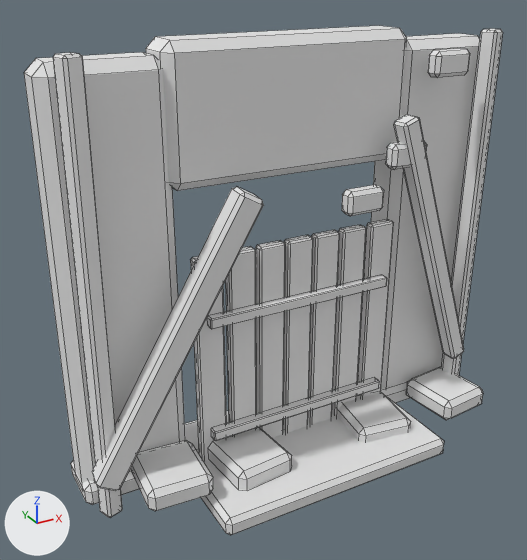
What one commit did to the FBX model Unity/Assets/Art_Reboot/Kit/Models/Wall_Door_Damaged.fbx.
The view is the same before and after, from a camera (50 mm lens) standing at (-3.04, -5.18, 4.22) and looking at (-0.34, -0.28, 1.77). The axes (+X, +Y, +Z) are drawn at lower left. The lights are the same throughout. The older version comes first. Mesh edges are drawn as thin lines. Vertices at exactly the same position are counted once.

Objects in the first picture: 'Wall_Door_Damaged'.
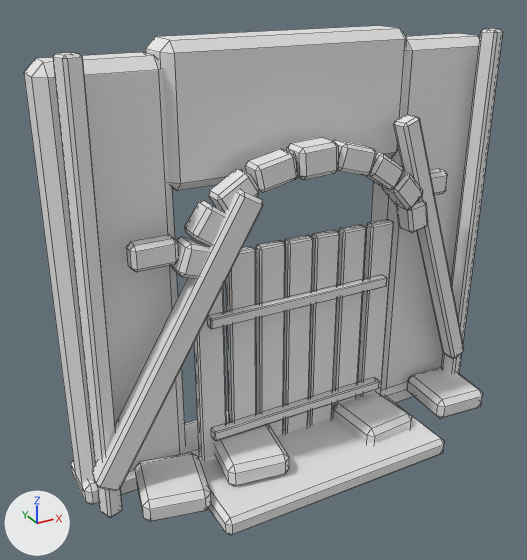
What differs and where, as boxes [x1, y1, x2, y2] in the pictures (527 x 560 px; the box of a moved part takes in the faces that stretch with it):
part 1 of me_wall_door_damaged, moved or reshaped: before [131, 440, 213, 511]; after [135, 453, 211, 522]
part 2 of me_wall_door_damaged, moved or reshaped: before [338, 392, 411, 443]; after [214, 424, 289, 486]
part 3 of me_wall_door_damaged, moved or reshaped: before [406, 366, 483, 420]; after [333, 392, 412, 444]
part 4 of me_wall_door_damaged, moved or reshaped: before [208, 427, 292, 490]; after [407, 368, 483, 418]
part 5 of me_wall_door_damaged, moved or reshaped (mostly hidden afterwards): before [342, 185, 384, 216]; after [289, 152, 298, 179]
part 6 of me_wall_door_damaged, moved or reshaped: before [385, 141, 427, 170]; after [126, 235, 178, 272]
part 7 of me_wall_door_damaged, moved or reshaped: before [428, 48, 470, 78]; after [429, 169, 447, 195]
part 8 of me_wall_door_damaged, added: after [171, 137, 428, 279]

Edits to the bpy script that builds the scene:
```text
Change me_wall_door_damaged:
    used by ob_wall_door_damaged; location = (0.0, 0.0, 0.0)
    remove me_wall_door_damaged.from_pydata(...)  # 600 vertices, 650 faces; spans x -2.0..2.0, y -1.12..0.26, z 0.0..3.7
    add me_wall_door_damaged.from_pydata(...)  # 816 vertices, 884 faces; spans x -2.0..2.0, y -1.12..0.26, z 0.0..3.7
    me_wall_door_damaged part 1: the loose piece of 24 vertices spanning x -1.64..-1.06, y -0.84..-0.22, z 0.21..0.43 is turned -8.5 degrees about the z axis through its middle, then moved by (0.0, 0.0, -0.12)
    me_wall_door_damaged part 2: the loose piece of 24 vertices spanning x 0.39..1.01, y -0.86..-0.2, z 0.09..0.31 is moved by (-1.32, 0.0, 0.08)
    me_wall_door_damaged part 3: the loose piece of 24 vertices spanning x 1.3..1.9, y -0.85..-0.21, z 0.11..0.33 is moved by (-0.9, 0.0, -0.01)
    me_wall_door_damaged part 4: the loose piece of 24 vertices spanning x -0.92..-0.32, y -0.85..-0.21, z 0.12..0.34 is turned -10.2 degrees about the z axis through its middle, then moved by (2.22, 0.0, 0.0)
    me_wall_door_damaged part 5: the loose piece of 24 vertices spanning x 0.35..0.72, y -0.49..-0.34, z 2.26..2.47 is moved by (-0.55, 0.0, 0.39)
    me_wall_door_damaged part 6: the loose piece of 24 vertices spanning x 0.77..1.14, y -0.49..-0.34, z 2.6..2.81 is moved by (-2.31, 0.0, -0.46)
    me_wall_door_damaged part 7: the loose piece of 24 vertices spanning x 1.15..1.52, y -0.49..-0.34, z 3.33..3.54 is moved by (-0.11, 0.0, -1.02)
    me_wall_door_damaged part 8
    144 vertices are added at x -1.2..1.18, y -0.58..-0.32, z 2.01..2.93
    40 new vertices lie (0.0, 0.16, 0.0) away from vertices in x -1.07..1.08, y -0.53, z 2.25..2.9
    16 new vertices lie (0.0, 0.18, 0.0) away from vertices in x -1.2..0.18, y -0.54, z 2.01..2.93
    16 new vertices lie (0.0, 0.14, 0.0) away from vertices in x -0.86..1.18, y -0.52, z 2.02..2.78
    234 new faces join them
```
